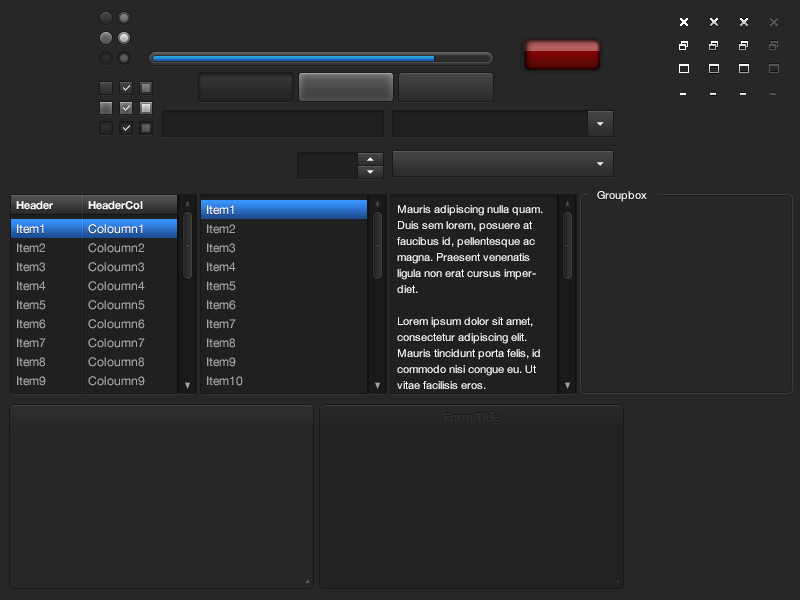
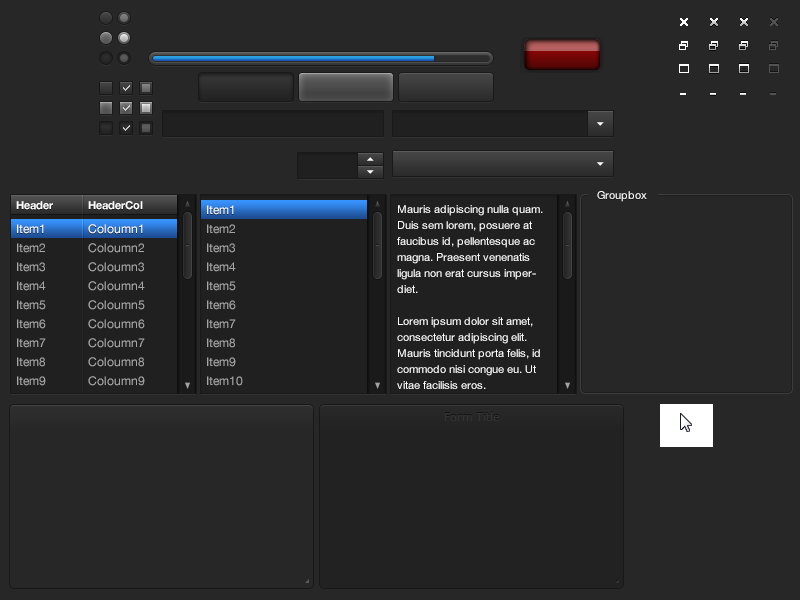
Layers edited between the first and the second 800x600 image:
added layer "mouse" above "button pressed" over <box>680,413,692,432</box>
painted on "Minion-UI.png" over <box>660,404,713,447</box>
